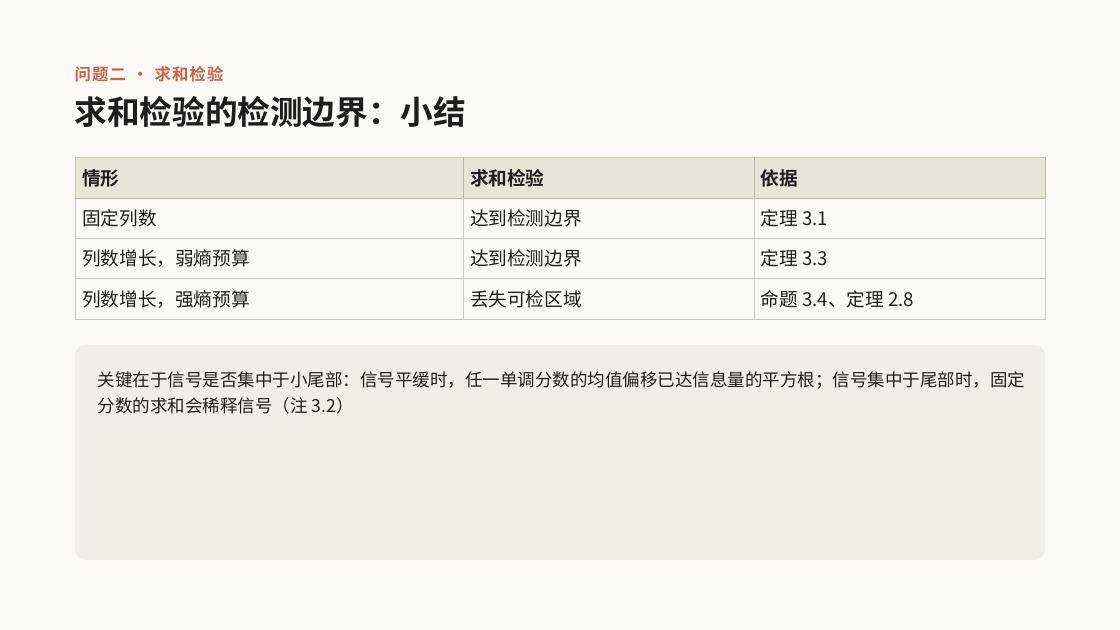
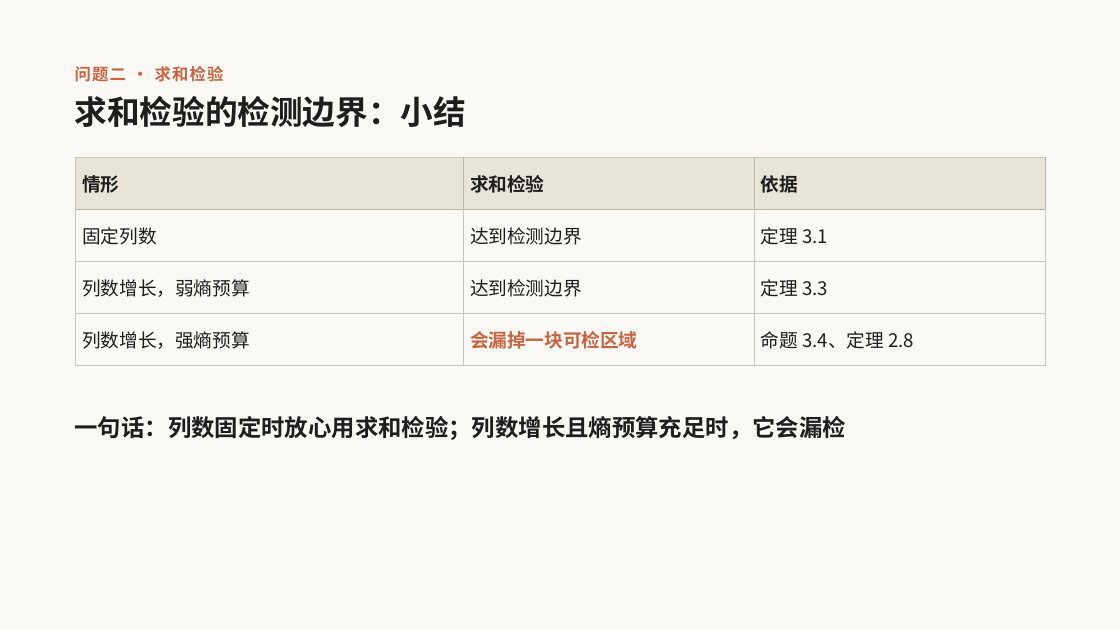
Before and after one commit to huyhoang345txt-arch/ppt, a slide deck: slide 25 of textGrain论文报告.pptx. Drawn at 1120x630 pixels with LibreOffice and Linux fonts; fonts in the diff are those of the drawing. Boxes give left, top, right and bottom in pixels: in the first picture for what was removed or moved away, otherwise in the second. Text is boxed around its words. In the diff, an @@ line names an element or a change of style, - is before the commit and + after.

```diff
--- a/textGrain论文报告.pptx
+++ b/textGrain论文报告.pptx
@@ table at (x1=76, y1=158, x2=1045, y2=366) @@
-row 4, column 2: 丢失可检区域
+row 4, column 2: 会漏掉一块可检区域
@@ rounded rectangle removed at (x1=75, y1=345, x2=1046, y2=560) @@
-关键在于信号是否集中于小尾部：信号平缓时，任一单调分数的均值偏移已达信息量的平方根；信号集中于尾部时，固定分数的求和会稀释信号（注 3.2）
@@ text added at (x1=75, y1=416, x2=846, y2=440), 20 pt, text #1F1E1D, bold @@
+一句话：列数固定时放心用求和检验；列数增长且熵预算充足时，它会漏检
```
Also in this commit, not shown: 3 other slides changed.
